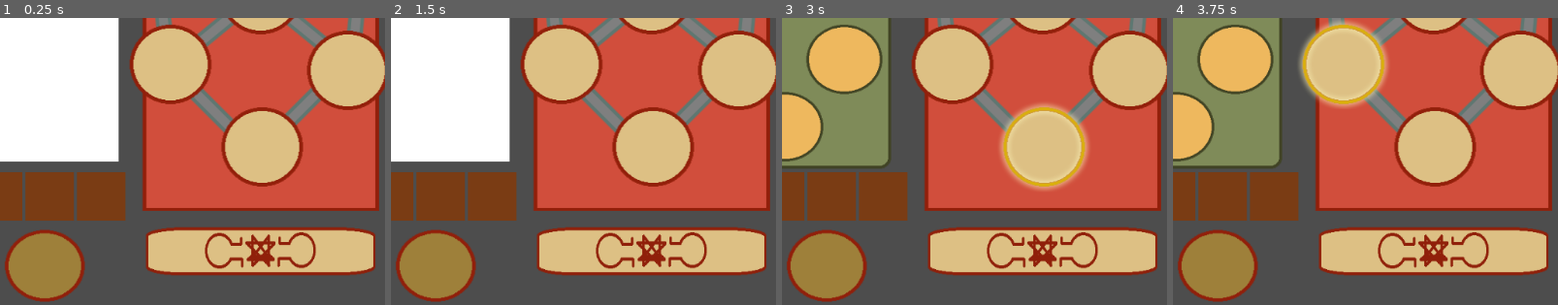
Above: before the commit, frames 1-4 (left to right).
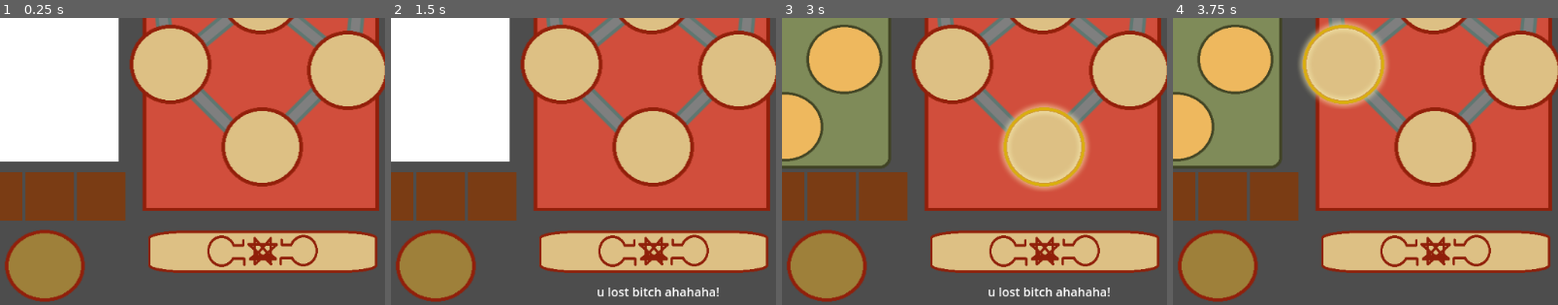
Above: after the commit, the same moments.

Repository: mccajd/Quintessential
Game: Godot game, scene res://Levels/beacon_puzzle_main.tscn
The game is run twice, just before and just after one commit, with the same random seed, the same clock (stepped at 60 frames per second) and the same inputs.
Inputs (mouse positions are % of the whole screen's width and height, from its top left):
- Up to frame 1 (0.25 s): no input
- Up to frame 2 (1.5 s): click (81, 90) at 0.52 s; click (81, 90) at 1.27 s
- Up to frame 3 (3 s): click (81, 90) at 2.02 s; tap Enter at 2.75 s; move the mouse to (81, 72) at 2.77 s; press the mouse at (81, 72) at 2.78 s
- Up to frame 4 (3.75 s): tap Space at 3.5 s; move the mouse to (69, 57) at 3.52 s; release the mouse at (69, 57) at 3.53 s; click (69, 57) at 3.6 s
The pictures show only the part of the screen within x 47-97%, y 50-99%; the shares and areas given below are measured in that part.

The runs differ from the first frame. In frame 1, 3.5% of the frame differs, in the area x 37-98%, y 72-90%; in frame 2, 4.0%, in the area x 37-98%, y 72-98%; in frame 3, 4.0%; in frame 4, 3.5%.

Commit message:
Add win condition

Diff:
--- a/Levels/beacon_puzzle_main.tscn
+++ b/Levels/beacon_puzzle_main.tscn
@@ -6,9 +6,10 @@
 [ext_resource type="PackedScene" uid="uid://j1dft6uobs3e" path="res://Scenes/beacon_tower.tscn" id="3_aiidj"]
 [ext_resource type="PackedScene" uid="uid://dt8namvmtn1ty" path="res://Scenes/beacon_node.tscn" id="4_b3dfw"]
 [ext_resource type="PackedScene" uid="uid://k06cwvfdpar" path="res://Scenes/beacon_node_connector.tscn" id="4_oglsy"]
-[ext_resource type="PackedScene" uid="uid://b5sx25l2mobnd" path="res://Scenes/beacon_win_button.tscn" id="5_fha7e"]
 [ext_resource type="Texture2D" uid="uid://r65av6xkmun3" path="res://assets/beacon/beacon-node-empty.png" id="5_o6nu5"]
+[ext_resource type="Texture2D" uid="uid://sbbi7456qa7m" path="res://assets/beacon/beacon-win-button.png" id="6_10oew"]
 [ext_resource type="Script" path="res://Scripts/beacon_recepticle.gd" id="6_imhgj"]
+[ext_resource type="Texture2D" uid="uid://8nfw6dhdpgp6" path="res://assets/beacon/beacon-win-button-depressed.png" id="7_n5v4e"]
 [ext_resource type="PackedScene" uid="uid://chme11eyldqed" path="res://Scenes/beacon_node_item_slot.tscn" id="7_t800s"]
 [ext_resource type="Script" path="res://Scripts/beacon_node_output_slot.gd" id="8_16phh"]
 
@@ -175,28 +176,44 @@
 rotation = 0.883137
 connection = Array[int]([7, 300])
 
-[node name="BeaconWinButton" parent="BeaconTower" instance=ExtResource("5_fha7e")]
-z_index = 2
-position = Vector2(8, 644)
-scale = Vector2(0.625, 0.815)
-
 [node name="BeaconRecepticle1" parent="BeaconTower" instance=ExtResource("4_b3dfw")]
 position = Vector2(16, 68)
 scale = Vector2(0.42, 0.42)
 script = ExtResource("6_imhgj")
 id = 100
+expected_input = "salt"
 
 [node name="BeaconRecepticle2" parent="BeaconTower" instance=ExtResource("4_b3dfw")]
 position = Vector2(138, 19)
 scale = Vector2(0.42, 0.42)
 script = ExtResource("6_imhgj")
 id = 200
+expected_input = "fire"
 
 [node name="BeaconRecepticle3" parent="BeaconTower" instance=ExtResource("4_b3dfw")]
 position = Vector2(259, 66)
 scale = Vector2(0.42, 0.42)
 script = ExtResource("6_imhgj")
 id = 300
+expected_input = "silver"
+
+[node name="BeaconSubmitButton" type="TextureButton" parent="BeaconTower"]
+offset_left = 13.0
+offset_top = 651.0
+offset_right = 515.0
+offset_bottom = 744.0
+scale = Vector2(0.62359, 0.72)
+texture_normal = ExtResource("6_10oew")
+texture_pressed = ExtResource("7_n5v4e")
+stretch_mode = 0
+
+[node name="BeaconWinConditionText" type="Label" parent="BeaconTower"]
+visible = false
+offset_left = 94.0
+offset_top = 726.0
+offset_right = 252.0
+offset_bottom = 749.0
+text = "u lost bitch ahahaha"
 
 [node name="MockUI" type="Node" parent="."]
 
@@ -449,6 +466,7 @@
 [connection signal="selected" from="BeaconTower/BeaconNode5" to="BeaconTower" method="_on_node_selected"]
 [connection signal="selected" from="BeaconTower/BeaconNode6" to="BeaconTower" method="_on_node_selected"]
 [connection signal="selected" from="BeaconTower/BeaconNode7" to="BeaconTower" method="_on_node_selected"]
+[connection signal="pressed" from="BeaconTower/BeaconSubmitButton" to="BeaconTower" method="_on_beacon_submit_button_pressed"]
 [connection signal="mouse_entered" from="MockUI/BeaconNodeView/BeaconNodeMenu/InputContainer/InputSlot1" to="MockUI/BeaconNodeView/BeaconNodeMenu/InputContainer/InputSlot1" method="_on_mouse_entered"]
 [connection signal="mouse_exited" from="MockUI/BeaconNodeView/BeaconNodeMenu/InputContainer/InputSlot1" to="MockUI/BeaconNodeView/BeaconNodeMenu/InputContainer/InputSlot1" method="_on_mouse_exited"]
 [connection signal="mouse_entered" from="MockUI/BeaconNodeView/BeaconNodeMenu/InputContainer/InputSlot2" to="MockUI/BeaconNodeView/BeaconNodeMenu/InputContainer/InputSlot2" method="_on_mouse_entered"]
--- a/Scripts/beacon_recepticle.gd
+++ b/Scripts/beacon_recepticle.gd
@@ -2,3 +2,8 @@
 
 @export var id: int
 @export var inputs: Array[String]
+
+@export var expected_input: String
+
+func complete():
+	return inputs.find(expected_input) > -1
--- a/Scripts/beacon_tower.gd
+++ b/Scripts/beacon_tower.gd
@@ -4,6 +4,7 @@
 var selected_node: BeaconNode
 
 const node_names = ["BeaconNode1", "BeaconNode2", "BeaconNode3", "BeaconNode4", "BeaconNode5", "BeaconNode6", "BeaconNode7"]
+const recepticle_names = ["BeaconRecepticle1", "BeaconRecepticle2", "BeaconRecepticle3", ]
 
 signal node_selected
 signal connections_updated
@@ -47,3 +48,20 @@
 		var beacon_node = get_node(name)
 		if beacon_node == selected_node: continue
 		beacon_node.disable_selection_effects()
+
+
+func _on_beacon_submit_button_pressed():
+	if _get_win_status():
+		get_node("BeaconWinConditionText").text = "u won!"
+	else:
+		get_node("BeaconWinConditionText").text = "u lost bitch ahahaha!"
+
+	get_node("BeaconWinConditionText").visible = true
+	await get_tree().create_timer(3).timeout
+	get_node("BeaconWinConditionText").visible = false
+
+
+func _get_win_status():
+	for name in recepticle_names:
+		if !get_node(name).complete(): return false
+	return true
Not shown: 1 places in Levels/beacon_puzzle_main.tscn that only renumber resources
